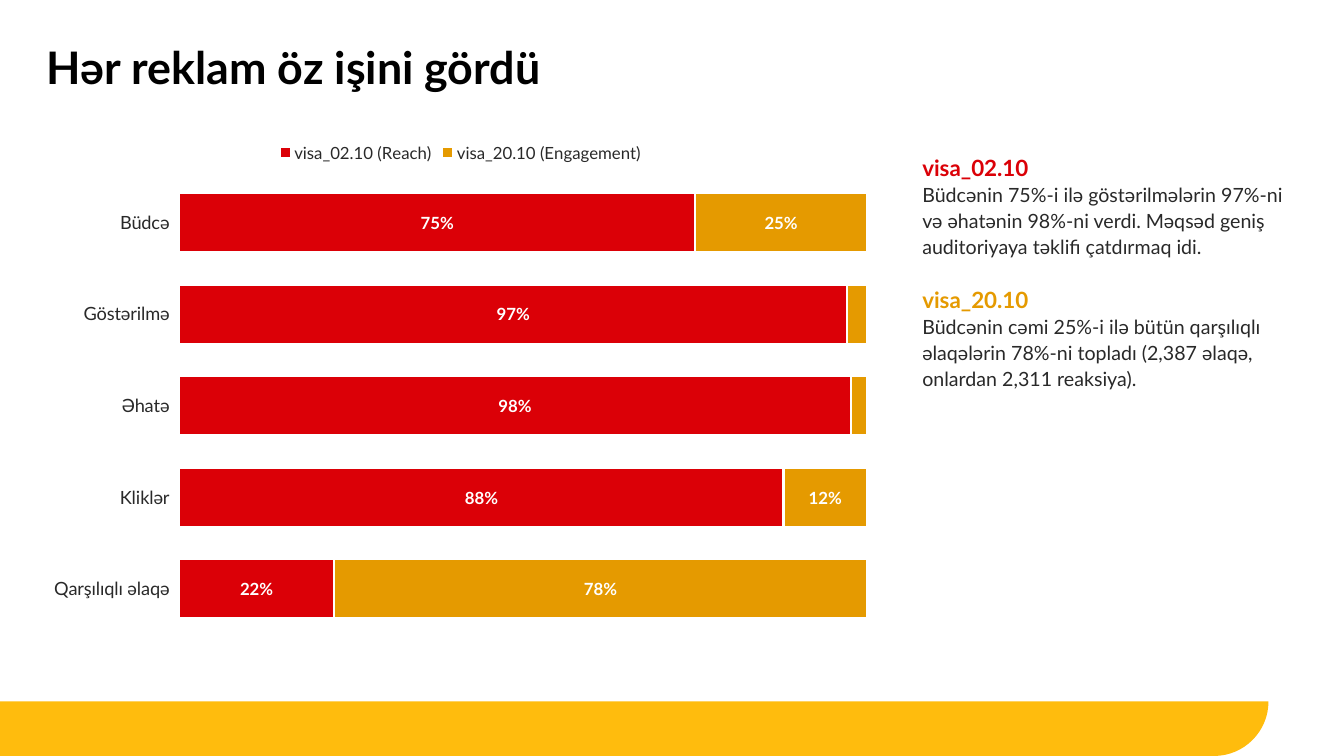
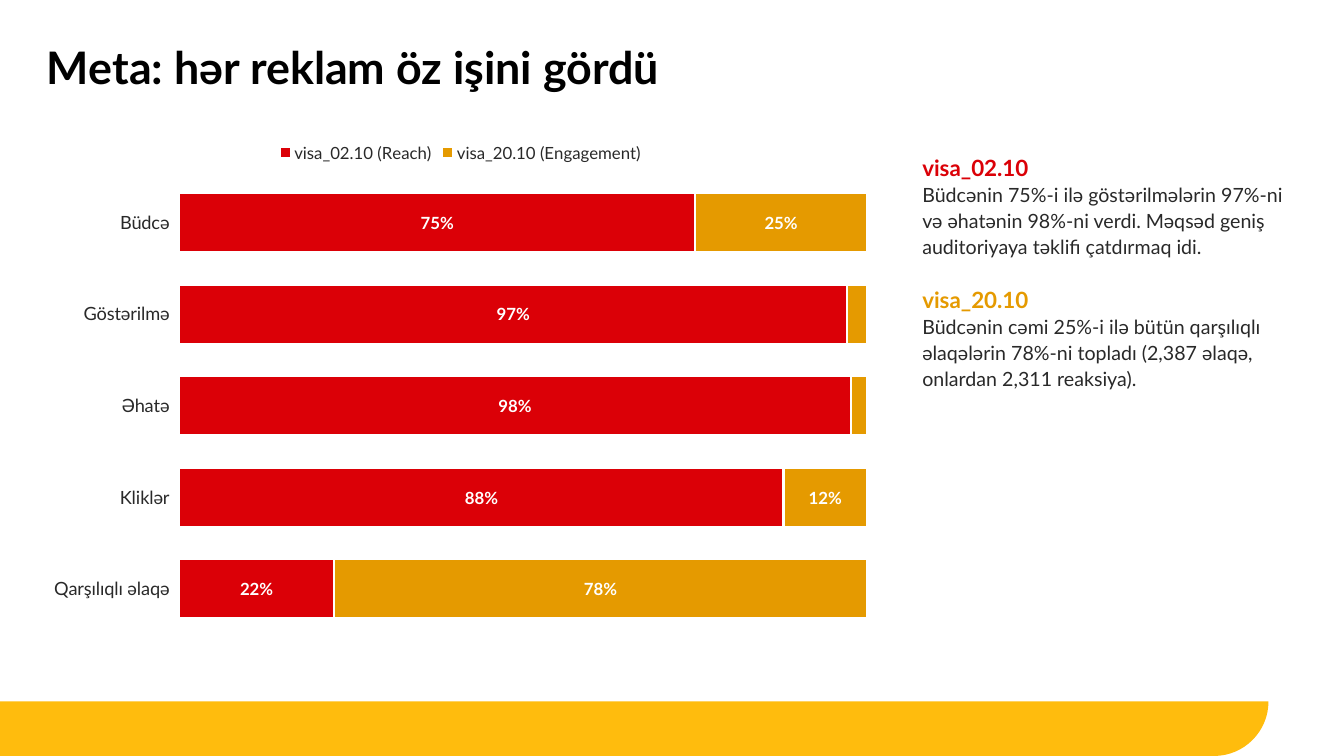
Before and after one commit to omgazerbaijan2022-ops/mcd-meta-report, a slide deck: slide 7 of visa/McDonalds_AZ_Visa_Report_Oct_2026.pptx (slide 5 before the commit). Drawn at 1344x756 pixels with LibreOffice and Linux fonts; fonts in the diff are those of the drawing; background and template pictures are left out. Boxes give left, top, right and bottom in pixels: in the first picture for what was removed or moved away, otherwise in the second. Text is boxed around its words. In the diff, an @@ line names an element or a change of style, - is before the commit and + after.

```diff
--- a/visa/McDonalds_AZ_Visa_Report_Oct_2026.pptx
+++ b/visa/McDonalds_AZ_Visa_Report_Oct_2026.pptx
@@ title at [47,50,659,92]: text changed @@
-Hər reklam öz işini gördü
+Meta: hər reklam öz işini gördü
```
Also in this commit, not shown: 6 other slides changed, 3 slides added, 4 other files.
